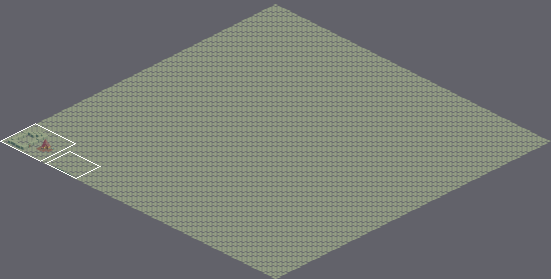
One commit to this Tiled map: boss/core/assets/example_map.tmx. The picture above shows the old version from afar; the outline marks the close-up.
Close-up. First the earlier version:
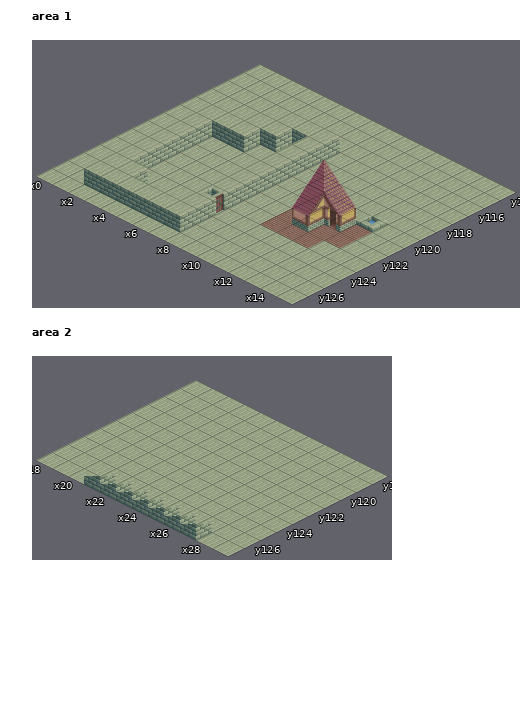
Cells are 64x32 px. Isometric: x runs down to the right, y down to the left. Shown: area 1 x 0..15, y 114..127; area 2 x 18..29, y 118..127. The commit also changed other parts of the map, which this record leaves out.
After:
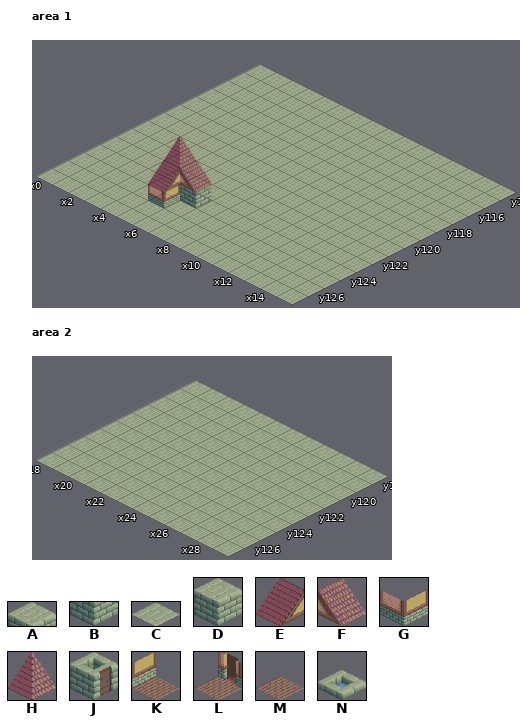
Key: from "example_medieval": A 0, B 10, C 12; from "iso-64x64-building": D 0, E 11, F 12, G 21, H 29, J 38, K 41, L 42, M 50, N 59.
_ is an empty cell.
Tiles of an added or newly shown layer are drawn over the layers below it.
Message: add building entity, selection feature plus selectionbox feature
What changed:
Layer "Tile Layer 1" (removed), area 1:
The edit erases tile C in row 117 at x 5 to 7; in row 118 at x 4 to 5 and 7; in row 119 at x 2 to 4, 7 and 9; in row 120 at x 2, 7, 11 and 13; in row 121 at x 2, 7, 10 and 13; in row 122 at x 2 to 3, 7 and 10 to 13.
The edit erases tile C in row 123 at x 2, 5, 7 and 10 to 12; in row 124 at x 2, 4 and 6 to 7; in row 125 at x 2 to 5 and 7; in row 126 at x 2 to 7.
Layer "BuildingLayer" (removed), area 1:
The edit erases tile A in row 125 at x 4.
The edit erases tile D in row 117 at x 5 to 7; in row 118 at x 4 to 5 and 7; in row 119 at x 2 to 4 and 7; in rows 120 to 123 at x 2 and 7; in row 124 at x 2; in row 125 at x 2 to 3 and 7.
The edit erases tile D in row 126 at x 2 to 7.
The edit erases tile E in row 121 at x 10.
The edit erases tile F in row 120 at x 11.
The edit erases tile G in row 122 at x 11.
The edit erases tile H in row 119 at x 9.
The edit erases tile J in row 124 at x 7.
The edit erases tile K in row 121 at x 13.
The edit erases tile L in row 122 at x 12.
The edit erases tile M in row 122 at x 10 and 13; in row 123 at x 10 to 12.
The edit erases tile N in row 120 at x 13.
Layer "background" (added), area 1:
The author put tile C in row 117 at x 5 to 7; in row 118 at x 4 to 5 and 7; in row 119 at x 2 to 4, 7 and 9; in row 120 at x 2, 7, 11 and 13; in row 121 at x 2, 7, 10 and 13; in row 122 at x 2 to 3, 7 and 10 to 13.
The author put tile C in row 123 at x 2, 5, 7 and 10 to 12; in row 124 at x 2, 4 and 7; in row 125 at x 2 to 4 and 7; in row 126 at x 2 to 7.
The author put tile D in row 124 at x 6.
The author put tile G in row 125 at x 5.
Layer "foreground" (added), area 1:
The author put tile E in row 124 at x 4.
The author put tile F in row 123 at x 5.
The author put tile H in row 122 at x 3.
Layer "Tile Layer 1" (removed), area 2:
The edit erases tile C in row 127 at x 21 to 27.
Layer "BuildingLayer" (removed), area 2:
The edit erases tile B in row 127 at x 21 to 27.
Layer "background" (added), area 2:
The author put tile C in row 127 at x 21 to 27.
Pixel boxes of the changes (left, top, right, bottom) in both close-ups:
changed: (84, 104, 388, 248)
changed: (84, 476, 212, 540)
